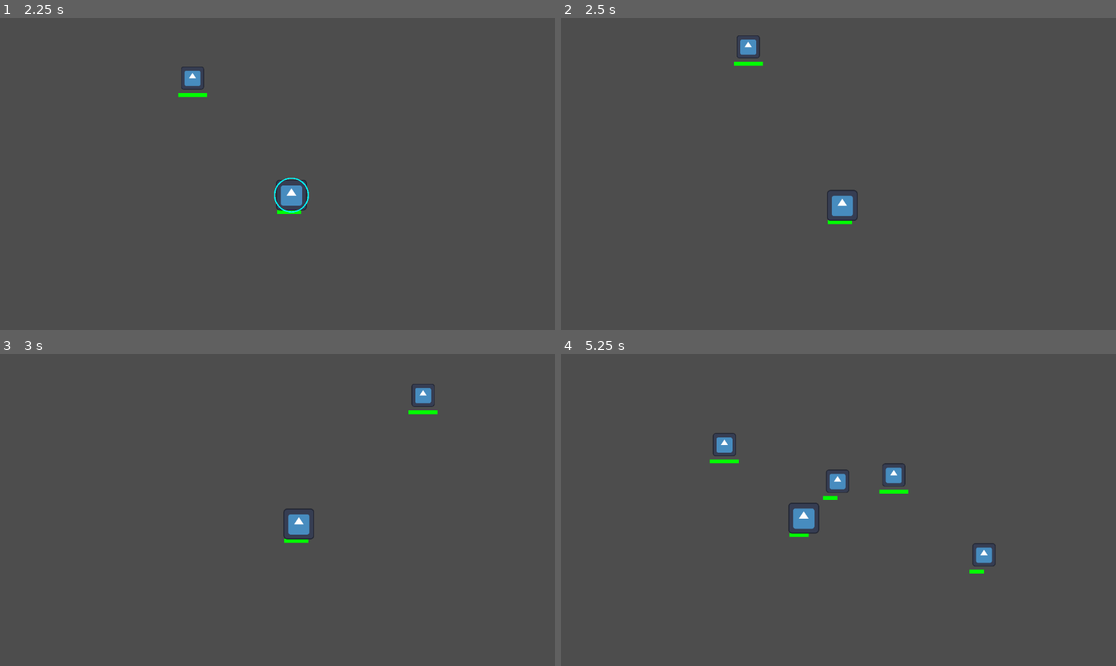
Above: before the commit, frames 1-4 (two rows, left to right).
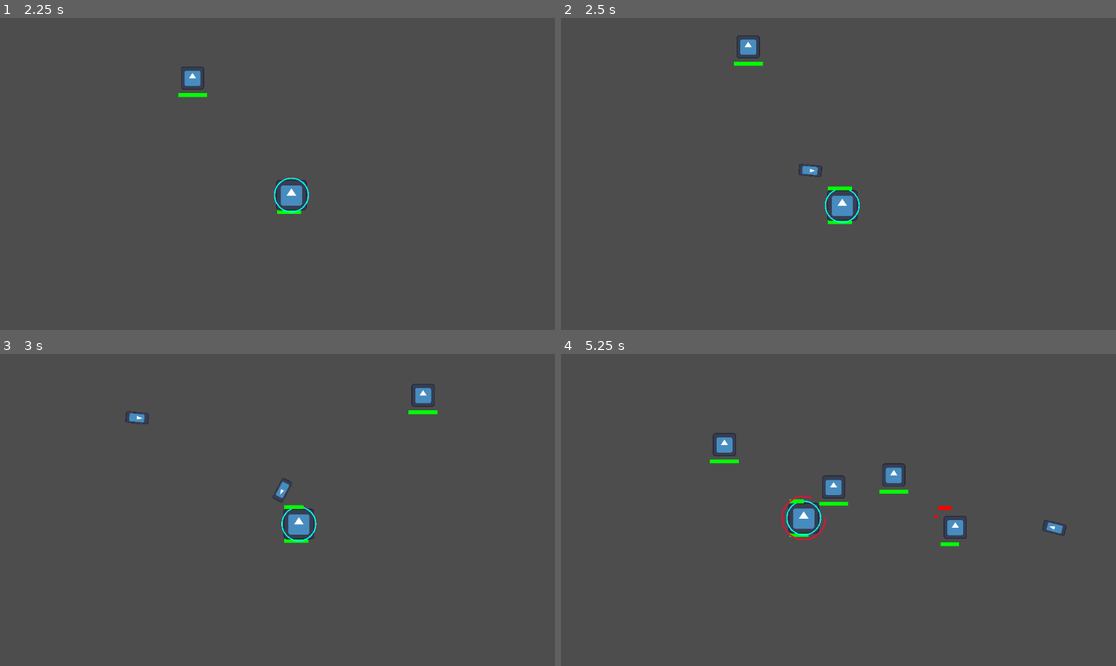
Above: after the commit, the same moments.

Repository: stoelzel/Top-down-swarm-fighting-game
Game: Godot game, scene res://Scenes/Menus/main_menu.tscn
Same seed, same stepped clock (60 frames per second), same inputs: the game is played once before the commit and once after it. The engine's default icon, where the game draws it, is replaced by a stand-in: a white triangle on a blue panel in a dark square.
Inputs (mouse positions are in pixels of both pictures, inside the frame that each line leads up to):
- Up to frame 1 (2.25 s): click "Play" at 0.5 s; tap Enter at 1.25 s; move the mouse to (399, 158) at 1.27 s; hold D (move_right) 1.28-2.03 s; hold 1 (1) 1.28-2.03 s; tap 2 (2) at 1.55, 2.1 s; move the mouse to (166, 189) at 2.02 s; hold S (move_down) from 2.03 s (still down)
- Up to frame 2 (2.5 s): keep holding S (move_down); click (727, 189) at 2.3 s
- Up to frame 3 (3 s): move the mouse to (333, 441) at 2.77 s; release S (move_down) at 2.78 s; press the mouse at (333, 441) at 2.78 s; hold D (move_right) from 2.78 s (still down)
- Up to frame 4 (5.25 s): tap 1 (1) at 3.05, 3.6 s; move the mouse to (810, 572) at 3.52 s; release D (move_right) at 3.53 s; release the mouse at (810, 572) at 3.53 s; hold W (move_up) 3.53-4.28 s; tap 2 (2) at 3.8 s; move the mouse to (1005, 556) at 4.27 s; hold 2 (2) 4.28-5.03 s; hold A (move_left) from 4.28 s (still down); click (1005, 556) at 4.55 s; tap R (reload, bound only after the commit) at 4.9 s; move the mouse to (672, 463) at 5.02 s; click (672, 463) at 5.1 s

Frame 1 is identical in both runs. In frame 2, 0.2% of the frame differs, in the area x 42-54%, y 46-66%; in frame 3, 0.3%; in frame 4, 1.2%, in the area x 39-92%, y 36-71%.

Commit message:
changed method for spawning weapons

Diff:
--- a/Scenes/Weapons/flamethrower_fire.tscn
+++ b/Scenes/Weapons/Weapon projectiles/flamethrower_fire.tscn
@@ -1,6 +1,6 @@
 [gd_scene load_steps=4 format=3 uid="uid://6fdmy884f5yj"]
 
-[ext_resource type="Script" path="res://Scenes/Weapons/flamethrower_fire.gd" id="1_2rcag"]
+[ext_resource type="Script" path="res://Scripts/Weapons/Weapon projectiles/flamethrower_fire.gd" id="1_2rcag"]
 [ext_resource type="Texture2D" uid="uid://moeoecj3wcgm" path="res://Assets/icon.svg" id="2_cqyp8"]
 
 [sub_resource type="RectangleShape2D" id="RectangleShape2D_eknoa"]
--- a/Scenes/Weapons/gun_bullet.tscn
+++ b/Scenes/Weapons/Weapon projectiles/gun_bullet.tscn
@@ -1,6 +1,6 @@
 [gd_scene load_steps=4 format=3 uid="uid://cngutx6f2h66v"]
 
-[ext_resource type="Script" path="res://Scripts/Weapons/gun_bullet.gd" id="1_eq0sa"]
+[ext_resource type="Script" path="res://Scripts/Weapons/Weapon projectiles/gun_bullet.gd" id="1_eq0sa"]
 [ext_resource type="Texture2D" uid="uid://moeoecj3wcgm" path="res://Assets/icon.svg" id="2_u7oq8"]
 
 [sub_resource type="RectangleShape2D" id="RectangleShape2D_eknoa"]
--- a/Scenes/Weapons/shield.tscn
+++ b/Scenes/Weapons/Weapon projectiles/shield.tscn
@@ -1,6 +1,6 @@
 [gd_scene load_steps=4 format=3 uid="uid://oyvacjtne4w0"]
 
-[ext_resource type="Script" path="res://Scripts/Weapons/shield.gd" id="1_kota2"]
+[ext_resource type="Script" path="res://Scripts/Weapons/Weapon projectiles/shield.gd" id="1_kota2"]
 [ext_resource type="Texture2D" uid="uid://moeoecj3wcgm" path="res://Assets/icon.svg" id="2_unoiv"]
 
 [sub_resource type="RectangleShape2D" id="RectangleShape2D_eknoa"]
--- a/Scenes/Weapons/sword_swing.tscn
+++ b/Scenes/Weapons/Weapon projectiles/sword_swing.tscn
@@ -1,6 +1,6 @@
 [gd_scene load_steps=4 format=3 uid="uid://c4cc7xsc6rnro"]
 
-[ext_resource type="Script" path="res://Scripts/Weapons/sword_swing.gd" id="1_qync5"]
+[ext_resource type="Script" path="res://Scripts/Weapons/Weapon projectiles/sword_swing.gd" id="1_qync5"]
 [ext_resource type="Texture2D" uid="uid://moeoecj3wcgm" path="res://Assets/icon.svg" id="2_5llgs"]
 
 [sub_resource type="RectangleShape2D" id="RectangleShape2D_eknoa"]
--- /dev/null
+++ b/Scenes/Weapons/Weapons generators/Flame_thrower_generator.tscn
@@ -0,0 +1,8 @@
+[gd_scene load_steps=3 format=3 uid="uid://oanfd7o51mo8"]
+
+[ext_resource type="Script" path="res://Scripts/Weapons/Weapon generators/flame_thrower_generator.gd" id="1_bn5y1"]
+[ext_resource type="PackedScene" uid="uid://6fdmy884f5yj" path="res://Scenes/Weapons/Weapon projectiles/flamethrower_fire.tscn" id="2_ev1bw"]
+
+[node name="Gun generator" type="Node2D"]
+script = ExtResource("1_bn5y1")
+prefab_1 = ExtResource("2_ev1bw")
--- /dev/null
+++ b/Scenes/Weapons/Weapons generators/Gun_generator.tscn
@@ -0,0 +1,8 @@
+[gd_scene load_steps=3 format=3 uid="uid://bc06lf562frr6"]
+
+[ext_resource type="Script" path="res://Scripts/Weapons/Weapon generators/gun_generator.gd" id="1_l8uo8"]
+[ext_resource type="PackedScene" uid="uid://cngutx6f2h66v" path="res://Scenes/Weapons/Weapon projectiles/gun_bullet.tscn" id="2_32xg5"]
+
+[node name="Gun generator" type="Node2D"]
+script = ExtResource("1_l8uo8")
+prefab_1 = ExtResource("2_32xg5")
--- /dev/null
+++ b/Scenes/Weapons/Weapons generators/shield_generator.tscn
@@ -0,0 +1,8 @@
+[gd_scene load_steps=3 format=3 uid="uid://foy24m0o31ab"]
+
+[ext_resource type="Script" path="res://Scripts/Weapons/Weapon generators/shield_generator.gd" id="1_x7kdv"]
+[ext_resource type="PackedScene" uid="uid://oyvacjtne4w0" path="res://Scenes/Weapons/Weapon projectiles/shield.tscn" id="2_5bv1f"]
+
+[node name="Shield generator" type="Node2D"]
+script = ExtResource("1_x7kdv")
+prefab_1 = ExtResource("2_5bv1f")
--- /dev/null
+++ b/Scenes/Weapons/Weapons generators/sword_generator.tscn
@@ -0,0 +1,8 @@
+[gd_scene load_steps=3 format=3 uid="uid://6c07lsshnmsd"]
+
+[ext_resource type="Script" path="res://Scripts/Weapons/Weapon generators/sword_generator.gd" id="1_d3paj"]
+[ext_resource type="PackedScene" uid="uid://c4cc7xsc6rnro" path="res://Scenes/Weapons/Weapon projectiles/sword_swing.tscn" id="2_qjby5"]
+
+[node name="Sword generator" type="Node2D"]
+script = ExtResource("1_d3paj")
+prefab_1 = ExtResource("2_qjby5")
--- a/Scenes/game.tscn
+++ b/Scenes/game.tscn
@@ -1,14 +1,14 @@
 [gd_scene load_steps=10 format=3 uid="uid://ey4oxpmc67ey"]
 
 [ext_resource type="PackedScene" uid="uid://cmussoaoyjx5c" path="res://Scenes/player.tscn" id="1_frit7"]
-[ext_resource type="Script" path="res://Scenes/game.gd" id="1_lxf3j"]
-[ext_resource type="Script" path="res://Scripts/Weapons/weapons_manager.gd" id="2_72a5l"]
-[ext_resource type="PackedScene" uid="uid://c4cc7xsc6rnro" path="res://Scenes/Weapons/sword_swing.tscn" id="3_lqt6k"]
+[ext_resource type="Script" path="res://Scripts/game.gd" id="1_lxf3j"]
+[ext_resource type="Script" path="res://Scripts/Weapons/Weapon projectiles/weapons_manager.gd" id="2_72a5l"]
 [ext_resource type="Script" path="res://Scripts/Enemies/enemy_manager.gd" id="4_nmm0a"]
-[ext_resource type="PackedScene" uid="uid://oyvacjtne4w0" path="res://Scenes/Weapons/shield.tscn" id="4_vdb1h"]
 [ext_resource type="PackedScene" uid="uid://dmdf0cwm76n6h" path="res://Scenes/Enemies/enemy.tscn" id="5_1uf4e"]
-[ext_resource type="PackedScene" uid="uid://cngutx6f2h66v" path="res://Scenes/Weapons/gun_bullet.tscn" id="5_btq7b"]
-[ext_resource type="PackedScene" uid="uid://6fdmy884f5yj" path="res://Scenes/Weapons/flamethrower_fire.tscn" id="6_a32ee"]
+[ext_resource type="PackedScene" uid="uid://foy24m0o31ab" path="res://Scenes/Weapons/Weapons generators/shield_generator.tscn" id="5_33dmd"]
+[ext_resource type="PackedScene" uid="uid://bc06lf562frr6" path="res://Scenes/Weapons/Weapons generators/Gun_generator.tscn" id="6_21kyw"]
+[ext_resource type="PackedScene" uid="uid://oanfd7o51mo8" path="res://Scenes/Weapons/Weapons generators/Flame_thrower_generator.tscn" id="7_5wc7h"]
+[ext_resource type="PackedScene" uid="uid://6c07lsshnmsd" path="res://Scenes/Weapons/Weapons generators/sword_generator.tscn" id="8_6odf0"]
 
 [node name="Game" type="Node2D"]
 script = ExtResource("1_lxf3j")
@@ -22,10 +22,10 @@
 
 [node name="Weapons Manager" type="Node2D" parent="."]
 script = ExtResource("2_72a5l")
-sword_1_prefab = ExtResource("3_lqt6k")
-shield_1_prefab = ExtResource("4_vdb1h")
-gun_1_prefab = ExtResource("5_btq7b")
-fire_1_prefab = ExtResource("6_a32ee")
+sword_prefab = ExtResource("8_6odf0")
+shield_prefab = ExtResource("5_33dmd")
+gun_prefab = ExtResource("6_21kyw")
+fire_prefab = ExtResource("7_5wc7h")
 
 [node name="Enemy Manager" type="Node2D" parent="."]
 script = ExtResource("4_nmm0a")
--- /dev/null
+++ b/Scripts/Weapons/Weapon generators/flame_thrower_generator.gd
@@ -0,0 +1,56 @@
+extends Node2D
+
+@export var prefab_1: PackedScene
+
+var weapons_manager: Node2D
+var player
+
+var ammo: float = 6
+var primary_cooldown: float
+
+var game_object: Node2D
+
+var direction: Vector2
+var mouse_position: Vector2
+
+# Called when the node enters the scene tree for the first time.
+func _ready() -> void:
+	pass
+
+
+# Called every frame. 'delta' is the elapsed time since the previous frame.
+func _process(delta: float) -> void:
+	queue_redraw()
+
+	primary_cooldown -= delta
+
+	if !Input.is_action_pressed("primary_action") or weapons_manager.equiped_weapon != self:
+		ammo += delta
+
+	queue_redraw()
+
+
+func _manager_add(stored_weapon):
+	if stored_weapon == 1:
+		weapons_manager.stored_weapon_1 = self
+	if stored_weapon == 2:
+		weapons_manager.stored_weapon_2 = self
+
+
+func _attack_primary(delta: float) -> void:
+	if primary_cooldown < 0:
+		if ammo > 0:
+			ammo -= delta
+			primary_cooldown = 0.1
+			var inst = prefab_1.instantiate()
+			inst.position = player.position
+			inst.look_at(mouse_position)
+			inst.rotation += deg_to_rad((-90 * randf_range(0.95, 1.05)))
+			inst.knockback_position = inst.position
+			game_object.add_child(inst)
+
+
+func _draw() -> void:
+	if weapons_manager.equiped_weapon == self:
+		if player != null:
+			draw_line((player.global_position + Vector2(-60, -70)), (player.global_position + Vector2(((ammo * 20) - 60), -70)), Color.GREEN, 16)
--- /dev/null
+++ b/Scripts/Weapons/Weapon generators/gun_generator.gd
@@ -0,0 +1,75 @@
+extends Node2D
+
+@export var prefab_1: PackedScene
+
+var weapons_manager: Node2D
+var player
+
+var ammo: float = 6
+var primary_cooldown: float
+
+var game_object: Node2D
+
+var direction: Vector2
+var mouse_position: Vector2
+
+var reloading: bool = false
+var base_reload_time: float = 1.5
+var reload_time: float = 0
+
+# Called when the node enters the scene tree for the first time.
+func _ready() -> void:
+	pass
+
+
+# Called every frame. 'delta' is the elapsed time since the previous frame.
+func _process(delta: float) -> void:
+	queue_redraw()
+
+	primary_cooldown -= delta
+	reload_time -= delta
+	if reloading == true:
+		if reload_time < 0:
+			reloading = false
+			ammo = 6
+
+	queue_redraw()
+
+
+func _manager_add(stored_weapon):
+	if stored_weapon == 1:
+		weapons_manager.stored_weapon_1 = self
+	if stored_weapon == 2:
+		weapons_manager.stored_weapon_2 = self
+
+
+func _attack_primary(delta: float) -> void:
+	if Input.is_action_just_pressed("primary_action"):
+		if primary_cooldown < 0:
+			if ammo > 0:
+				if reloading == false:
+					ammo -= 1
+					primary_cooldown = 0.05
+					var inst = prefab_1.instantiate()
+					inst.position = player.position
+					inst.look_at(mouse_position)
+					inst.rotation += deg_to_rad(-90)
+					inst.knockback_position = inst.position
+					game_object.add_child(inst)
+			else:
+				if reloading == false:
+					reloading = true
+					reload_time = base_reload_time
+
+
+func _reload():
+	reloading = true
+	reload_time = base_reload_time
+
+
+func _draw() -> void:
+	if weapons_manager.equiped_weapon == self:
+		if player != null:
+			draw_line((player.global_position + Vector2(-60, -70)), (player.global_position + Vector2(((ammo * 20) - 60), -70)), Color.GREEN, 16)
+			if reloading:
+				draw_arc(player.global_position, 90, 0, deg_to_rad(reload_time * 240), 30, Color.CRIMSON, 5, true)
--- /dev/null
+++ b/Scripts/Weapons/Weapon generators/shield_generator.gd
@@ -0,0 +1,39 @@
+extends Node2D
+
+@export var prefab_1: PackedScene
+
+var weapons_manager: Node2D
+
+var primary_cooldown: float
+
+var game_object: Node2D
+var direction: Vector2
+
+var player
+
+# Called when the node enters the scene tree for the first time.
+func _ready() -> void:
+	pass
+
+
+# Called every frame. 'delta' is the elapsed time since the previous frame.
+func _process(delta: float) -> void:
+	primary_cooldown -= delta
+
+
+func _manager_add(stored_weapon):
+	if stored_weapon == 1:
+		weapons_manager.stored_weapon_1 = self
+	if stored_weapon == 2:
+		weapons_manager.stored_weapon_2 = self
+
+
+func _attack_primary(delta: float) -> void:
+	if primary_cooldown < 0:
+		var inst = prefab_1.instantiate()
+		inst.position = player.position
+		inst.position += 100 * direction
+		inst.look_at(player.position)
+		inst.rotation += deg_to_rad(-90)
+		inst.knockback_position = inst.position - (50 * direction)
+		game_object.add_child(inst)
--- /dev/null
+++ b/Scripts/Weapons/Weapon generators/sword_generator.gd
@@ -0,0 +1,41 @@
+extends Node2D
+
+@export var prefab_1: PackedScene
+
+var weapons_manager: Node2D
+
+var primary_cooldown: float
+
+var game_object: Node2D
+var direction: Vector2
+
+var player
+
+# Called when the node enters the scene tree for the first time.
+func _ready() -> void:
+	pass
+
+
+# Called every frame. 'delta' is the elapsed time since the previous frame.
+func _process(delta: float) -> void:
+	primary_cooldown -= delta
+
+
+func _manager_add(stored_weapon):
+	if stored_weapon == 1:
+		weapons_manager.stored_weapon_1 = self
+	if stored_weapon == 2:
+		weapons_manager.stored_weapon_2 = self
+
+
+func _attack_primary(delta: float) -> void:
+	if Input.is_action_just_pressed("primary_action"):
+		if primary_cooldown < 0:
+			primary_cooldown = 0.3
+			var inst = prefab_1.instantiate()
+			inst.position = player.position
+			inst.position += 100 * direction
+			inst.look_at(player.position)
+			inst.rotation += deg_to_rad(-90)
+			inst.knockback_position = inst.position - (50 * direction)
+			game_object.add_child(inst)
--- a/Scripts/Weapons/gun_bullet.gd
+++ b/Scripts/Weapons/Weapon projectiles/gun_bullet.gd
@@ -20,6 +20,7 @@
 func _process(delta: float) -> void:
 	var direction = (position - $Marker2D.global_position).normalized()
 	position += direction * delta * speed
+	knockback_position = position
 
 	timer += delta
 	if timer > 10:
--- /dev/null
+++ b/Scripts/Weapons/Weapon projectiles/weapons_manager.gd
@@ -0,0 +1,161 @@
+extends Node2D
+
+@export var sword_prefab: PackedScene
+@export var shield_prefab: PackedScene
+@export var gun_prefab: PackedScene
+@export var fire_prefab: PackedScene
+
+@onready var player: CharacterBody2D = %Player
+
+
+#weapons
+#enum weapons {
+	#nothing,
+	#sword,
+	#shield,
+	#gun,
+	#flame_thrower,
+	#}
+
+var flame_thrower_ammo: float = 5.0
+
+
+var equiped_weapon: Node2D
+
+var stored_weapon_equiped: int
+
+var stored_weapon_1: Node2D
+var stored_weapon_2: Node2D
+
+var mouse_position
+var direction
+
+# Called when the node enters the scene tree for the first time.
+func _ready() -> void:
+	#stored_weapon_1 = Singleton.weapon_1
+	#stored_weapon_2 = Singleton.weapon_2
+	stored_weapon_equiped = 1
+	_create_weapon_generator(fire_prefab, 1)
+	_create_weapon_generator(gun_prefab, 2)
+
+
+# Called every frame. 'delta' is the elapsed time since the previous frame.
+func _process(delta: float) -> void:
+
+
+	mouse_position = get_global_mouse_position()
+	direction = (mouse_position - player.position).normalized()
+	if Input.is_action_pressed("1"):
+		stored_weapon_equiped = 1
+	elif Input.is_action_pressed("2"):
+		stored_weapon_equiped = 2
+
+	if stored_weapon_equiped == 1:
+		equiped_weapon = stored_weapon_1
+	elif stored_weapon_equiped == 2:
+		equiped_weapon = stored_weapon_2
+
+	queue_redraw()
+
+	##passive effects
+	#match equiped_weapon:
+		#_:
+			#pass
+
+	if Input.is_action_pressed("primary_action"):
+		if equiped_weapon != null:
+			if "mouse_position" in equiped_weapon:
+				equiped_weapon.mouse_position = mouse_position
+			if equiped_weapon.has_method("_attack_primary") == true:
+				equiped_weapon.player = player
+				equiped_weapon.game_object = owner
+				equiped_weapon.direction = (mouse_position - player.position).normalized()
+				equiped_weapon._attack_primary(delta)
+
+	if Input.is_action_pressed("reload"):
+		if equiped_weapon != null:
+			if equiped_weapon.has_method("_reload") == true:
+				equiped_weapon._reload()
+
+	##active press effects for primary action
+	#if Input.is_action_just_pressed("primary_action"):
+		#if primary_cooldown < 0:
+			#match equiped_weapon:
+				#weapons.sword:
+					#_sword_swing()
+				#weapons.gun:
+					#_gun_fire()
+				#_:
+					#pass
+		#
+		#match equiped_weapon:
+			#_:
+				#pass
+	#
+	##active held effects for primary action
+	#if Input.is_action_pressed("primary_action"):
+		#if primary_cooldown < 0:
+			#match equiped_weapon:
+				#weapons.flame_thrower:
+					#_fire_throw()
+				#_:
+					#pass
+		#
+		#match equiped_weapon:
+			#weapons.shield:
+				#_shield()
+			#_:
+				#pass
+
+func _create_weapon_generator(prefab, stored_weapon):
+	var inst = prefab.instantiate()
+	inst.weapons_manager = self
+	inst._manager_add(stored_weapon)
+	add_child(inst)
+
+#func _sword_swing():
+	#primary_cooldown = 0.3
+	#var inst = sword_1_prefab.instantiate()
+	#inst.position = player.position
+	#inst.position += 100 * direction
+	#inst.look_at(player.position)
+	#inst.rotation += deg_to_rad(-90)
+	#inst.knockback_position = inst.position - (50 * direction)
+	#owner.add_child(inst)
+#
+#func _shield():
+	#var inst = shield_1_prefab.instantiate()
+	#inst.position = player.position
+	#inst.position += 100 * direction
+	#inst.look_at(player.position)
+	#inst.rotation += deg_to_rad(-90)
+	#inst.knockback_position = inst.position - (50 * direction)
+	#owner.add_child(inst)
+#
+#func _gun_fire():
+	#if gun_ammo > 0:
+		#gun_ammo -= 1
+		#primary_cooldown = 0.05
+		#var inst = gun_1_prefab.instantiate()
+		#inst.position = player.position
+		#inst.look_at(mouse_position)
+		#inst.rotation += deg_to_rad(-90)
+		#inst.knockback_position = inst.position
+		#owner.add_child(inst)
+	#elif gun_ammo <= 0:
+		#primary_cooldown = 0.8
+		#gun_ammo = 6.0
+#
+#func _fire_throw():
+	#primary_cooldown = 0.1
+	#var inst = fire_1_prefab.instantiate()
+	#inst.position = player.position
+	#inst.look_at(mouse_position)
+	#inst.rotation += deg_to_rad((-90 * randf_range(0.95, 1.05)))
+	#inst.knockback_position = inst.position
+	#owner.add_child(inst)
+
+func _draw() -> void:
+	if equiped_weapon != null:
+		if equiped_weapon.primary_cooldown < 0:
+			draw_circle(player.global_position, 70, Color.AQUA, false, 5.0, false)
--- a/Scripts/Weapons/weapons_manager.gd
+++ /dev/null
@@ -1,147 +0,0 @@
-extends Node2D
-
-@export var sword_1_prefab: PackedScene
-@export var shield_1_prefab: PackedScene
-@export var gun_1_prefab: PackedScene
-@export var fire_1_prefab: PackedScene
-
-@onready var player: CharacterBody2D = %Player
-
-
-#weapons
-enum weapons {
-	nothing,
-	sword,
-	shield,
-	gun,
-	flame_thrower,
-	}
-
-var gun_ammo: float = 6.0
-var flame_thrower_ammo: float = 5.0
-
-
-var equiped_weapon: weapons
-
-var stored_weapon_equiped: int
-
-var stored_weapon_1: weapons = weapons.shield
-var stored_weapon_2: weapons = weapons.flame_thrower
-
-var primary_cooldown: float
-
-var mouse_position
-var direction
-
-# Called when the node enters the scene tree for the first time.
-func _ready() -> void:
-	stored_weapon_1 = Singleton.weapon_1
-	stored_weapon_2 = Singleton.weapon_2
-	stored_weapon_equiped = 1
-
-
-# Called every frame. 'delta' is the elapsed time since the previous frame.
-func _process(delta: float) -> void:
-
-	primary_cooldown -= delta
-
-	mouse_position = get_global_mouse_position()
-	direction = (mouse_position - player.position).normalized()
-	if Input.is_action_pressed("1"):
-		stored_weapon_equiped = 1
-	elif Input.is_action_pressed("2"):
-		stored_weapon_equiped = 2
-
-	if stored_weapon_equiped == 1:
-		equiped_weapon = stored_weapon_1
-	elif stored_weapon_equiped == 2:
-		equiped_weapon = stored_weapon_2
-
-	queue_redraw()
-
-	#passive effects
-	match equiped_weapon:
-		_:
-			pass
-
-	#active press effects for primary action
-	if Input.is_action_just_pressed("primary_action"):
-		if primary_cooldown < 0:
-			match equiped_weapon:
-				weapons.sword:
-					_sword_swing()
-				weapons.gun:
-					_gun_fire()
-				_:
-					pass
-
-		match equiped_weapon:
-			_:
-				pass
-
-	#active held effects for primary action
-	if Input.is_action_pressed("primary_action"):
-		if primary_cooldown < 0:
-			match equiped_weapon:
-				weapons.flame_thrower:
-					_fire_throw()
-				_:
-					pass
-
-		match equiped_weapon:
-			weapons.shield:
-				_shield()
-			_:
-				pass
-
-func _sword_swing():
-	primary_cooldown = 0.3
-	var inst = sword_1_prefab.instantiate()
-	inst.position = player.position
-	inst.position += 100 * direction
-	inst.look_at(player.position)
-	inst.rotation += deg_to_rad(-90)
-	inst.knockback_position = inst.position - (50 * direction)
-	owner.add_child(inst)
-
-func _shield():
-	var inst = shield_1_prefab.instantiate()
-	inst.position = player.position
-	inst.position += 100 * direction
-	inst.look_at(player.position)
-	inst.rotation += deg_to_rad(-90)
-	inst.knockback_position = inst.position - (50 * direction)
-	owner.add_child(inst)
-
-func _gun_fire():
-	if gun_ammo > 0:
-		gun_ammo -= 1
-		primary_cooldown = 0.05
-		var inst = gun_1_prefab.instantiate()
-		inst.position = player.position
-		inst.look_at(mouse_position)
-		inst.rotation += deg_to_rad(-90)
-		inst.knockback_position = inst.position
-		owner.add_child(inst)
-	elif gun_ammo <= 0:
-		primary_cooldown = 0.8
-		gun_ammo = 6.0
-
-func _fire_throw():
-	primary_cooldown = 0.1
-	var inst = fire_1_prefab.instantiate()
-	inst.position = player.position
-	inst.look_at(mouse_position)
-	inst.rotation += deg_to_rad((-90 * randf_range(0.95, 1.05)))
-	inst.knockback_position = inst.position
-	owner.add_child(inst)
-
-func _draw() -> void:
-	if primary_cooldown < 0:
-		draw_circle(player.global_position, 70, Color.AQUA, false, 5.0, false)
-	match equiped_weapon:
-		weapons.gun:
-			if primary_cooldown < 0:
-				draw_line((player.global_position + Vector2(-60, -70)), (player.global_position + Vector2(((gun_ammo * 20) - 60), -70)), Color.GREEN, 16)
-		_:
-			pass
--- a/project.godot
+++ b/project.godot
@@ -66,6 +66,11 @@
 "events": [Object(InputEventKey,"resource_local_to_scene":false,"resource_name":"","device":-1,"window_id":0,"alt_press …(191 unchanged characters)…
 ]
 }
+reload={
+"deadzone": 0.5,
+"events": [Object(InputEventKey,"resource_local_to_scene":false,"resource_name":"","device":-1,"window_id":0,"alt_pressed":false,"shift_pressed":false,"ctrl_pressed":false,"meta_pressed":false,"pressed":false,"keycode":0,"physical_keycode":82,"key_label":0,"unicode":114,"location":0,"echo":false,"script":null)
+]
+}
 
 [rendering]
 
Renamed: Scenes/Weapons/flamethrower_fire.gd -> Scripts/Weapons/Weapon projectiles/flamethrower_fire.gd
Renamed: Scripts/Weapons/shield.gd -> Scripts/Weapons/Weapon projectiles/shield.gd
Renamed: Scripts/Weapons/sword_swing.gd -> Scripts/Weapons/Weapon projectiles/sword_swing.gd
Renamed: Scenes/game.gd -> Scripts/game.gd
